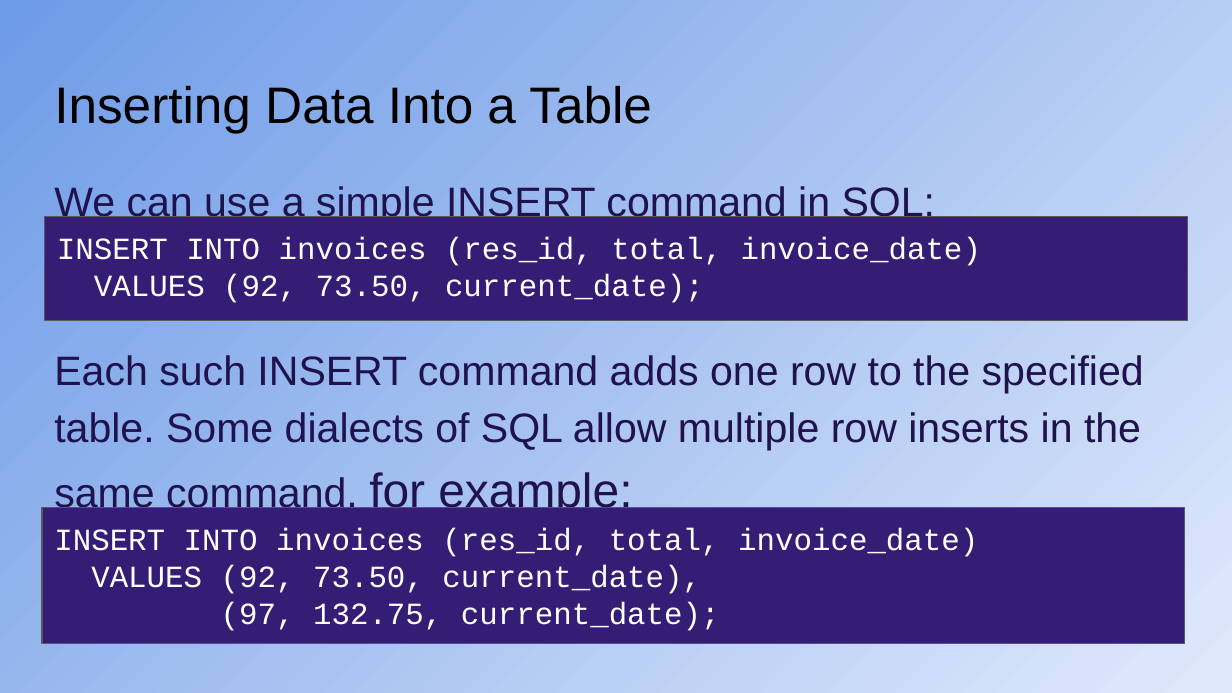
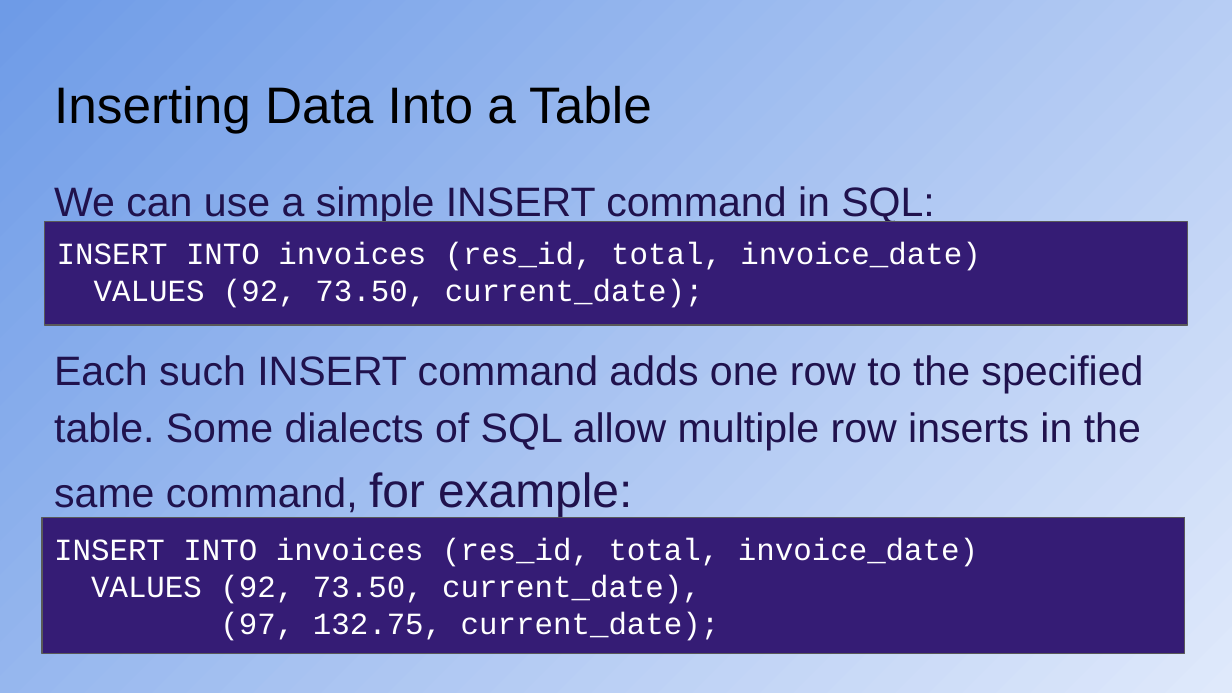
Before and after one commit to KeithBremer/CYF-DB-Module, a slide deck: slide 38 of db/week-1/CYF_DB_1.pptx. Drawn at 1232x693 pixels with LibreOffice and Linux fonts; fonts in the diff are those of the drawing. Boxes give left, top, right and bottom in pixels: in the first picture for what was removed or moved away, otherwise in the second. Text is boxed around its words. In the diff, an @@ line names an element or a change of style, - is before the commit and + after.

```diff
--- a/db/week-1/CYF_DB_1.pptx
+++ b/db/week-1/CYF_DB_1.pptx
@@ rectangle "INSERT INTO invoices (res_id, total, ...": place and size @@
-rectangle "INSERT INTO invoices (res_id, total, ..." at <box>44,217,1188,320</box>
+rectangle "INSERT INTO invoices (res_id, total, ..." at <box>44,222,1188,325</box>
@@ rectangle "INSERT INTO invoices (res_id, total, ..." at <box>44,222,1188,325</box>: outline #595959 0.75 pt to #595959 0.74 pt @@
@@ rectangle "INSERT INTO invoices (res_id, total, ..." at <box>42,517,1185,653</box>: outline #595959 0.75 pt to #595959 0.74 pt @@
@@ rectangle "INSERT INTO invoices (res_id, total, ...": place and size @@
-rectangle "INSERT INTO invoices (res_id, total, ..." at <box>42,508,1185,643</box>
+rectangle "INSERT INTO invoices (res_id, total, ..." at <box>42,517,1185,653</box>
```
Also in this commit, not shown: 20 other slides changed, 3 other files.
